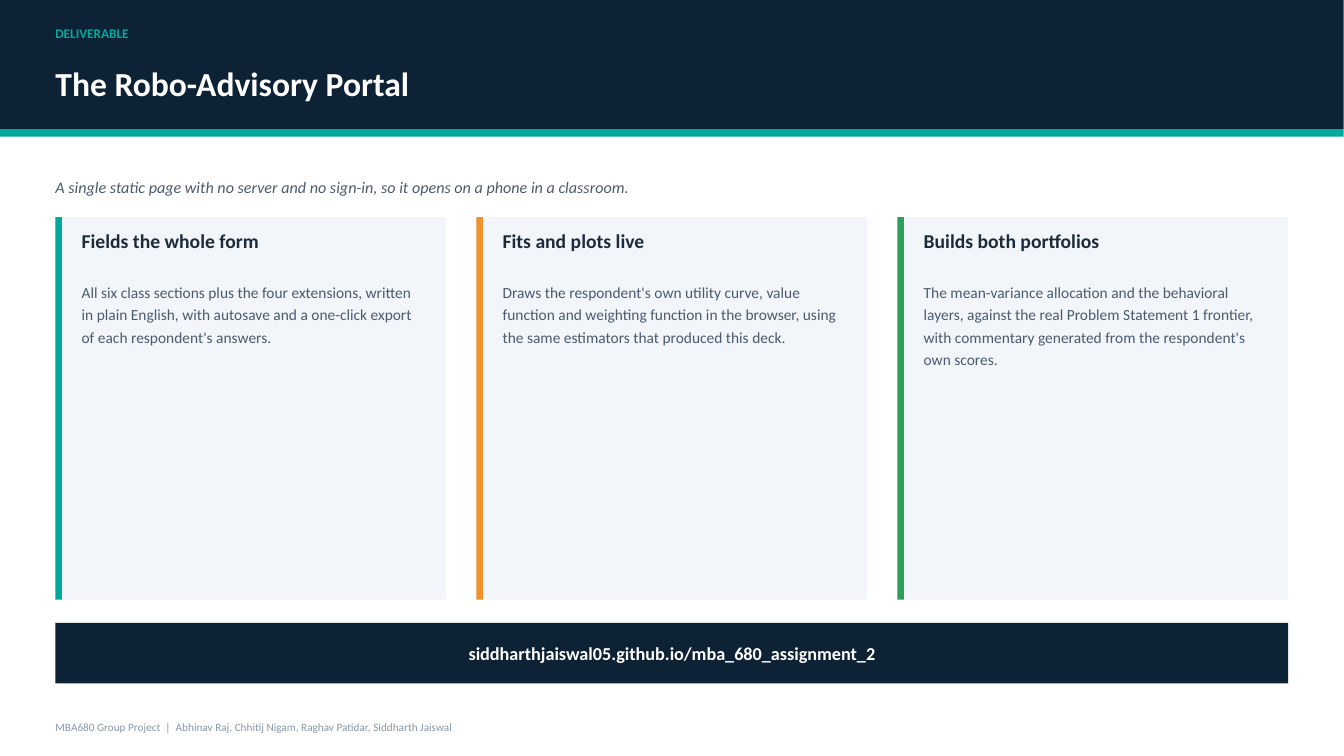
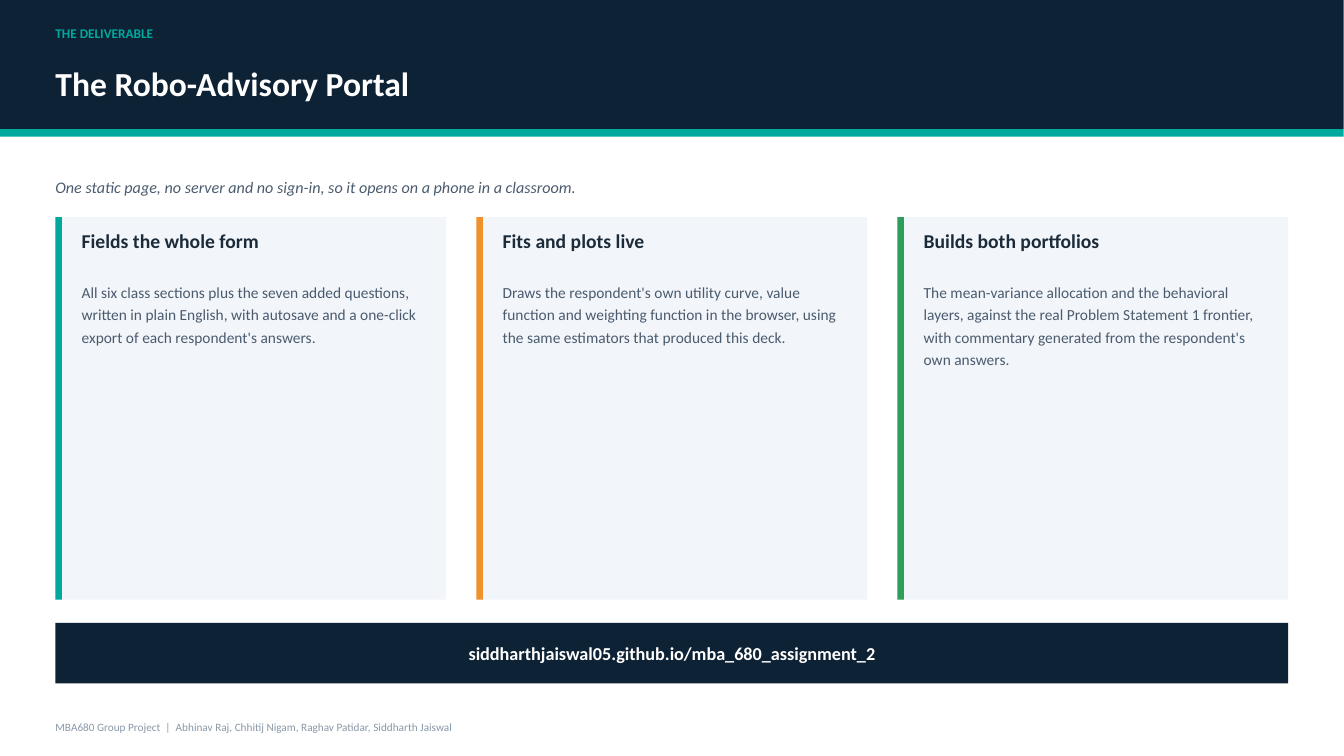
Before and after one commit to siddharthjaiswal05/mba_680_assignment_2, a slide deck: slide 13 of deck/MBA680_Presentation.pptx (slide 11 before the commit). Drawn at 1344x756 pixels with LibreOffice and Linux fonts; fonts in the diff are those of the drawing. Boxes give left, top, right and bottom in pixels: in the first picture for what was removed or moved away, otherwise in the second. Text is boxed around its words. In the diff, an @@ line names an element or a change of style, - is before the commit and + after.

Commit message:
Restructure the deck as a step by step walk-through
Each of Steps 1 to 6 now gets its own slide showing four things together:
what the step required, the survey questions exactly as the form asked them,
how the answers were turned into a number, and what came out. A roadmap slide
opens the sequence and a completion slide closes it.

Both renderers gain one generic block-column layout, so a slide is now a list
of blocks with explicit heights and the pptx and pdf agree by construction.
Three engine figure titles and two annotations were reworded to describe what
the instrument measures rather than what it leaves out.

```diff
--- a/deck/MBA680_Presentation.pptx
+++ b/deck/MBA680_Presentation.pptx
@@ text at (55,29,153,38): text changed @@
-DELIVERABLE
+THE DELIVERABLE
@@ text at (55,182,576,196): text changed @@
-A single static page with no server and no sign-in, so it opens on a phone in a classroom.
+One static page, no server and no sign-in, so it opens on a phone in a classroom.
@@ text at (82,287,416,346): text changed @@
-All six class sections plus the four extensions, written in plain English, with autosave and a one-click export of each respondent's answers.
+All six class sections plus the seven added questions, written in plain English, with autosave and a one-click export of each respondent's answers.
@@ text at (924,287,1253,365): text changed @@
-The mean-variance allocation and the behavioral layers, against the real Problem Statement 1 frontier, with commentary generated from the respondent's own scores.
+The mean-variance allocation and the behavioral layers, against the real Problem Statement 1 frontier, with commentary generated from the respondent's own answers.
```
Also in this commit, not shown: 4 other slides changed, 9 slides added, 7 slides removed, 10 other files.
